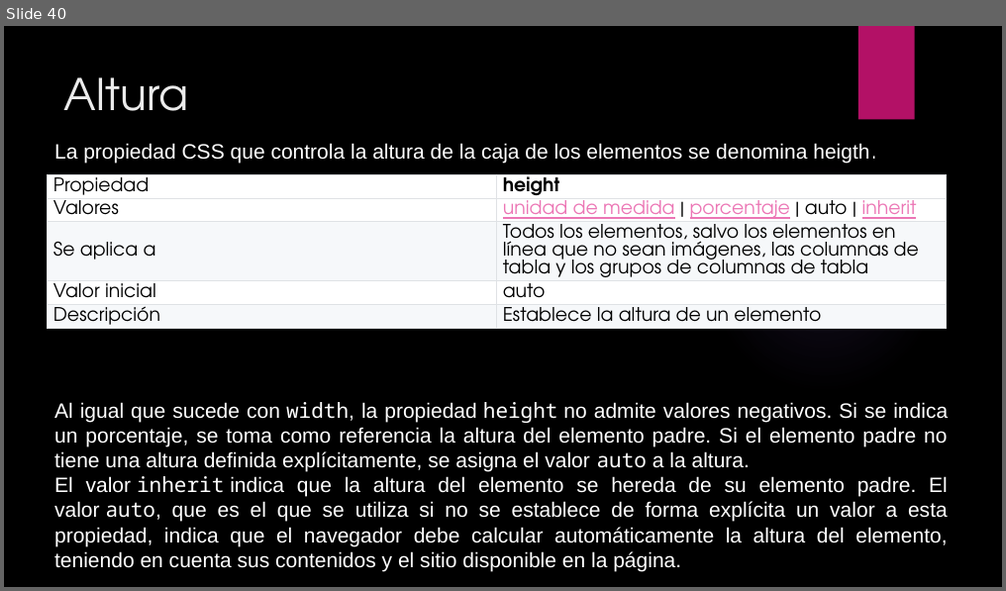
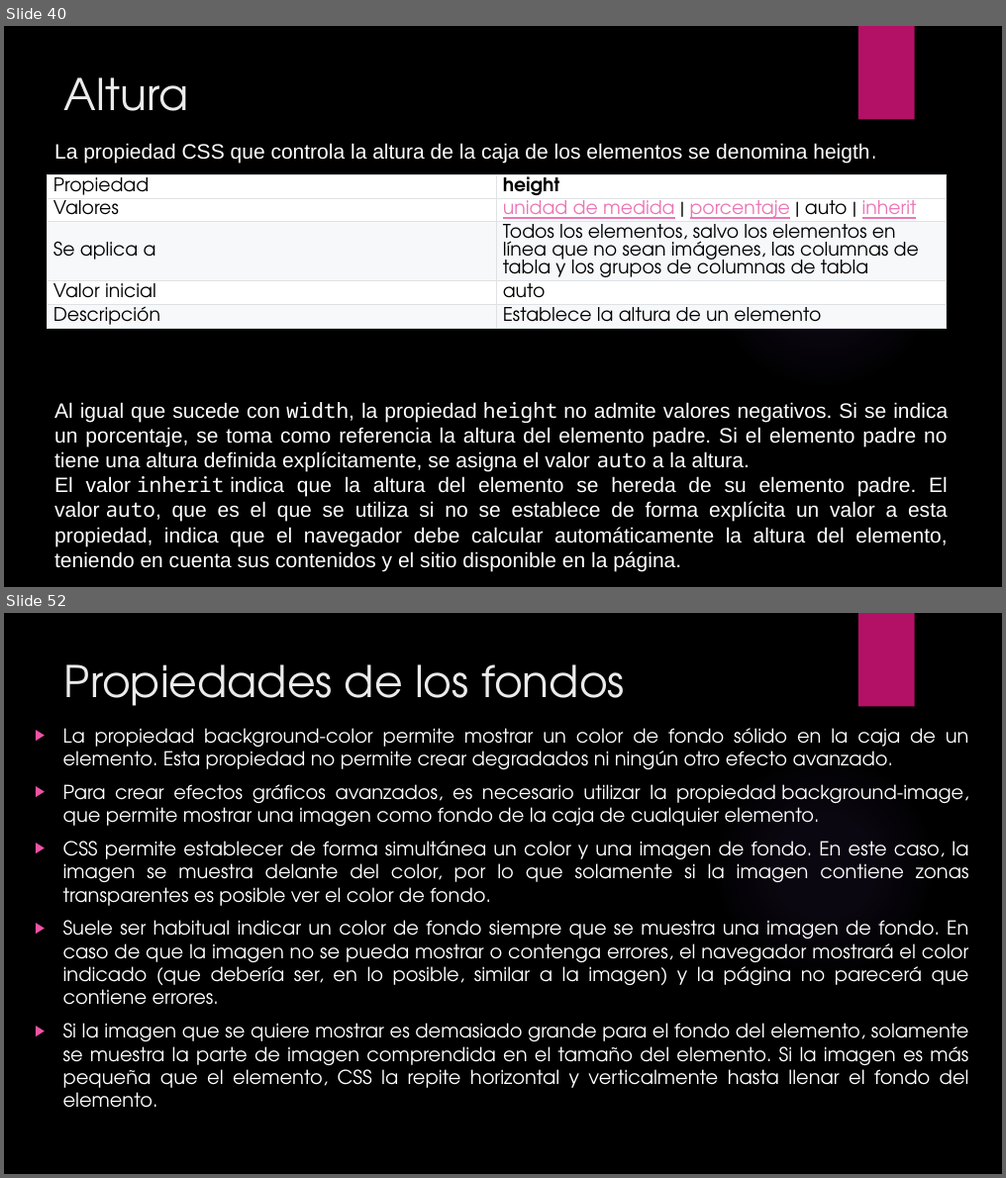
Before and after one commit to patoattie/LaboratorioIII, a slide deck: Material/CSS.pptx. Shown one above the other, each under a label of ours: slide 40 before the commit, slides 40 and 52 after it; the slides between them are not shown. The pictures are 1006x591 and 1006x1178 pixels, drawn with LibreOffice and Linux fonts; fonts in the diff are those of the drawing; background and template pictures are left out. Boxes give left, top, right and bottom in pixels: in the first picture for what was removed or moved away, otherwise in the second. Text is boxed around its words. In the diff, an @@ line names an element or a change of style, - is before the commit and + after.

```diff
--- a/Material/CSS.pptx
+++ b/Material/CSS.pptx
@@ slide 52 added at [4, 613, 1002, 1174], background picture (left out); not listed: 2 template elements that a slide beside it also shows @@
@@ title added at [64, 664, 625, 706], 42 pt, text #EBEBEB @@
+Propiedades de los fondos
@@ text added at [63, 728, 969, 1108], 18.5 pt, text #FFFFFF @@
+▶ La propiedad background-color permite mostrar un color de fondo sólido en la caja de un elemento. Esta propiedad no permite crear degradados ni ningún otro efecto avanzado.
+▶ Para crear efectos gráficos avanzados, es necesario utilizar la propiedad background-image, que permite mostrar una imagen como fondo de la caja de cualquier elemento.
+▶ CSS permite establecer de forma simultánea un color y una imagen de fondo. En este caso, la imagen se muestra delante del color, por lo que solamente si la imagen contiene zonas transparentes es posible ver el color de fondo.
+▶ Suele ser habitual indicar un color de fondo siempre que se muestra una imagen de fondo. En caso de que la imagen no se pueda mostrar o contenga errores, el navegador mostrará el color indicado (que debería ser, en lo posible, similar a la imagen) y la página no parecerá que contiene errores.
+▶ Si la imagen que se quiere mostrar es demasiado grande para el fondo del elemento, solamente se muestra la parte de imagen comprendida en el tamaño del elemento. Si la imagen es más pequeña que el elemento, CSS la repite horizontal y verticalmente hasta llenar el fondo del elemento.
```
Also in this commit, not shown: 33 other slides added, 1 other file.
